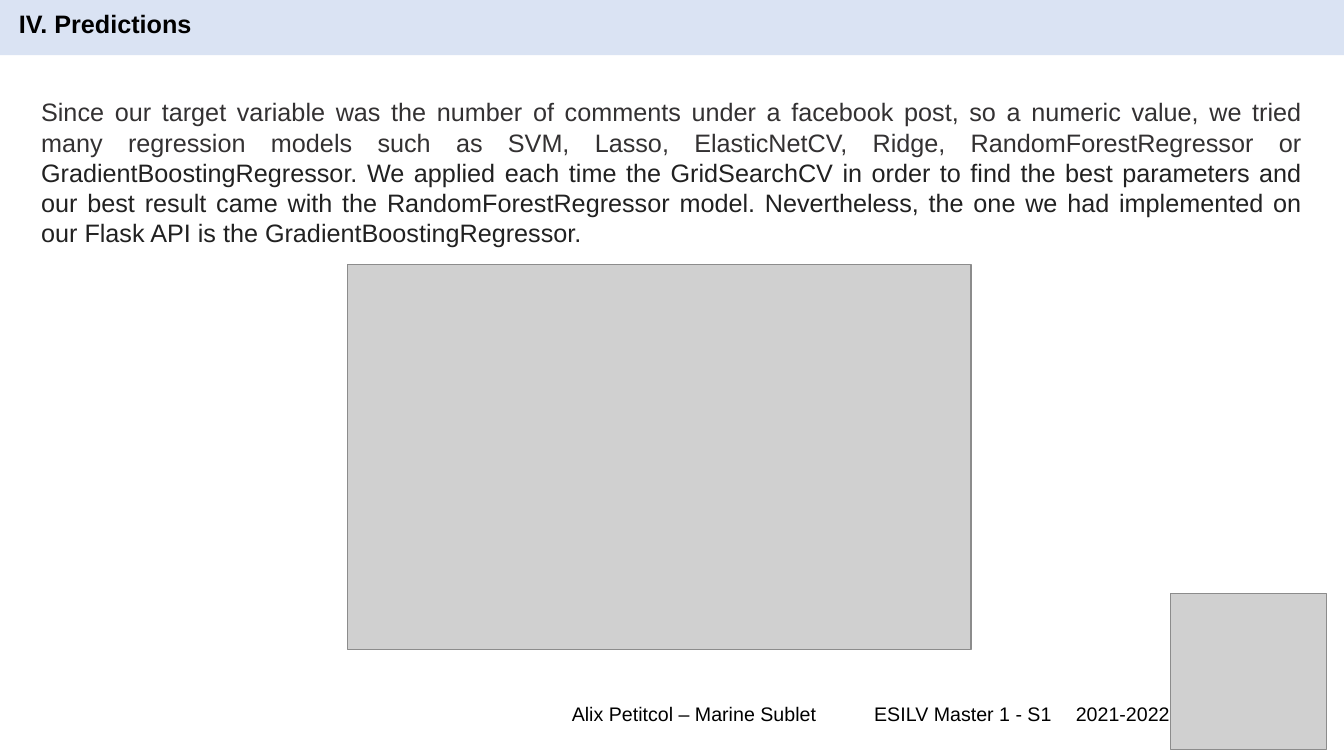
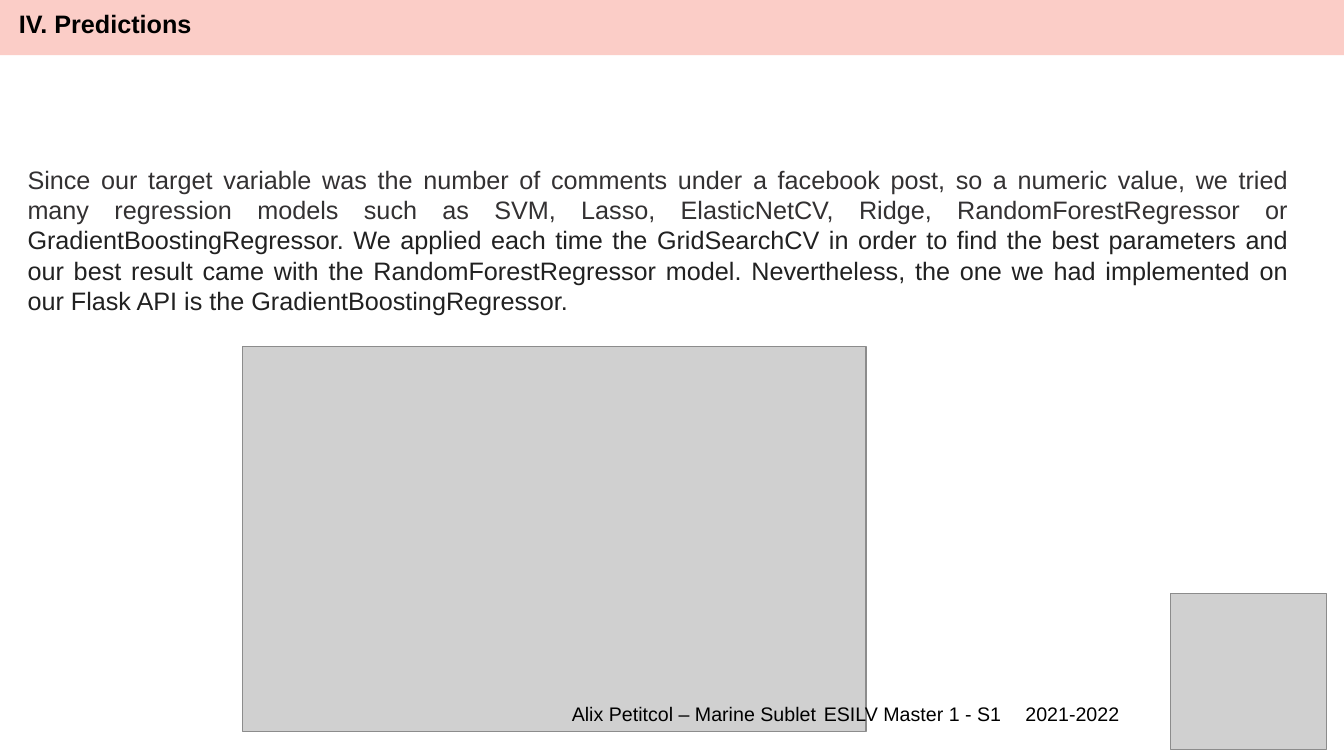
Before and after one commit to Alix-debug/Python-Project-Facebook-Comments, a slide deck: slide 7 of PythonProject.pptx. Drawn at 1344x756 pixels with LibreOffice and Linux fonts; fonts in the diff are those of the drawing; grey boxes stand for pictures; background and template pictures are left out. Boxes give left, top, right and bottom in pixels: in the first picture for what was removed or moved away, otherwise in the second. Text is boxed around its words. In the diff, an @@ line names an element or a change of style, - is before the commit and + after.

```diff
--- a/PythonProject.pptx
+++ b/PythonProject.pptx
@@ rectangle at <box>0,0,1344,55</box>: fill #DAE3F3 to #FBCDC7 @@
@@ text "Since our target variable was ...": place and size @@
-text "Since our target variable was ..." at <box>41,102,1301,248</box>
+text "Since our target variable was ..." at <box>28,170,1288,316</box>
@@ picture: place and size @@
-picture at <box>348,264,971,649</box>
+picture at <box>243,346,866,731</box>
```
Also in this commit, not shown: 8 other slides changed.
